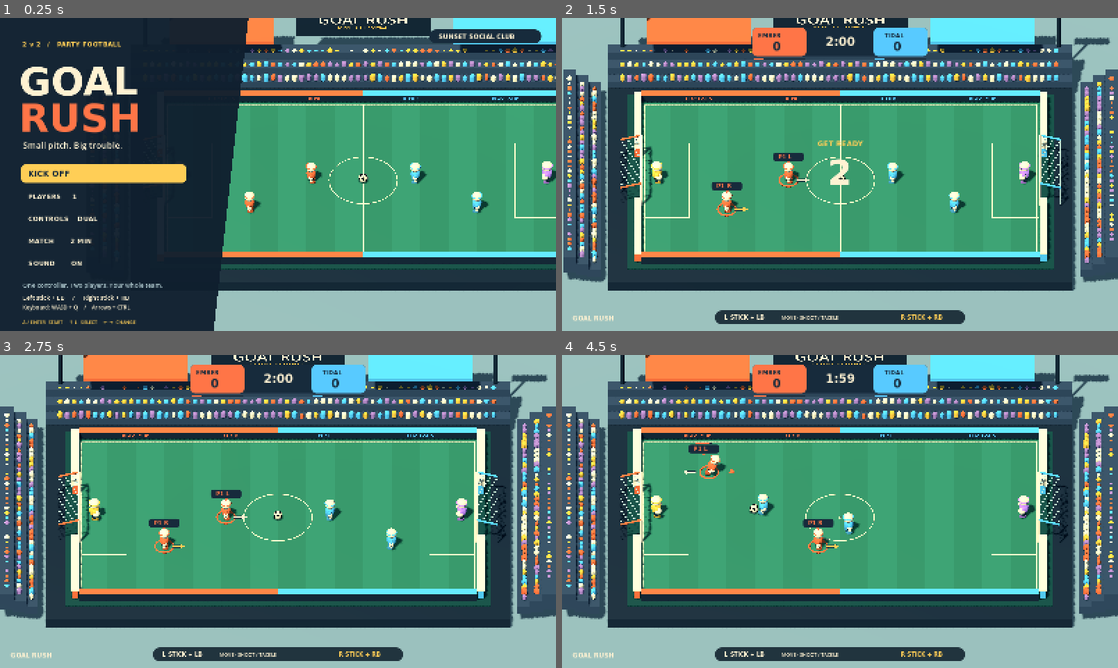
Above: before the commit, frames 1-4 (two rows, left to right).
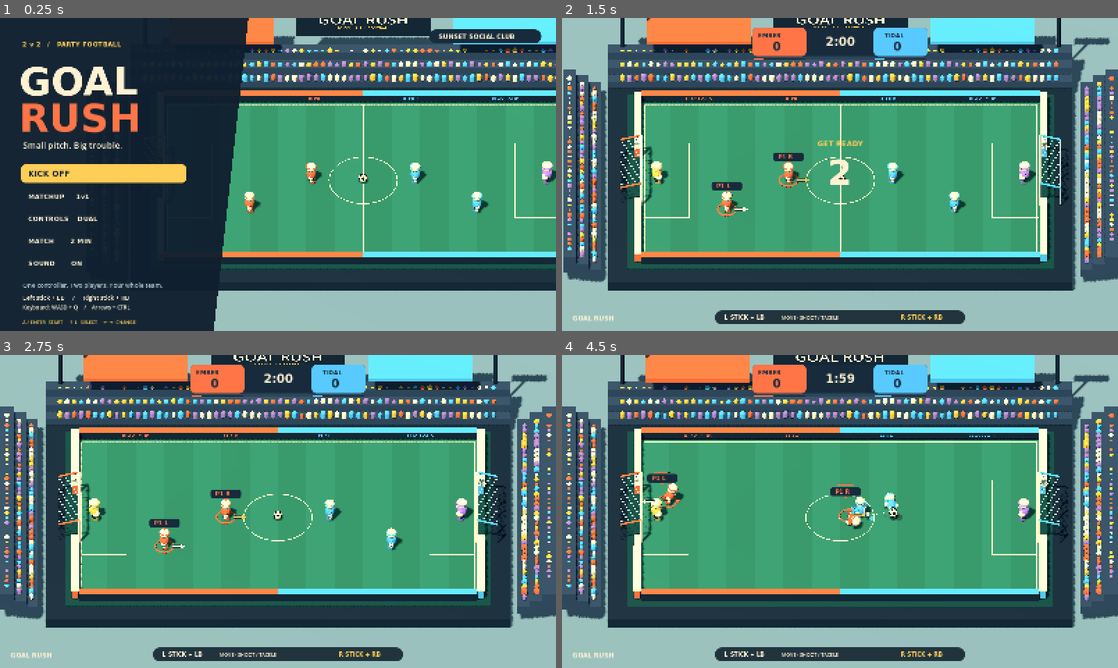
Above: after the commit, the same moments.

Repository: joepio/ballkickers
Game: Godot game, scene res://main.tscn
Same seed, same stepped clock (60 frames per second), same inputs: the game is played once before the commit and once after it.
Inputs (mouse positions are in pixels of both pictures, inside the frame that each line leads up to):
- Up to frame 1 (0.25 s): no input
- Up to frame 2 (1.5 s): tap Enter at 0.5 s; move the mouse to (962, 158) at 0.52 s; hold D 0.53-1.28 s; hold K 0.53-1.28 s; click (962, 158) at 0.67 s; tap Space at 0.77 s; move the mouse to (728, 190) at 1.27 s; hold S from 1.28 s (still down); tap L at 1.35 s
- Up to frame 3 (2.75 s): tap Space at 1.52 s; move the mouse to (333, 442) at 2.02 s; release S at 2.03 s; hold D from 2.03 s (still down); hold J from 2.03 s (still down)
- Up to frame 4 (4.5 s): move the mouse to (812, 574) at 2.77 s; release D at 2.78 s; release J at 2.78 s; hold W 2.78-3.53 s; tap Shift at 2.85 s; click (812, 574) at 2.92 s; tap Space at 3.02, 3.77 s; move the mouse to (1006, 558) at 3.52 s; hold Ctrl 3.53-4.28 s; hold A from 3.53 s (still down); move the mouse to (673, 464) at 4.27 s; tap Q at 4.35 s

The runs differ from the first frame. In frame 1, 0.1% of the frame differs, in the area x 5-16%, y 56-58%; in frame 2, less than 0.1%; in frame 3, 0.1%; in frame 4, 4.7%, in the area x 0-100%, y 0-86%.

Commit message:
Default to 1v1 and align dual players with screen-left and screen-right at kickoff

Diff:
--- a/src/hud.gd
+++ b/src/hud.gd
@@ -153,7 +153,8 @@
 	text("GOAL", Vector2(55, 221), 112, CREAM, true)
 	text("RUSH", Vector2(55, 326), 112, ORANGE, true)
 	text("Small pitch. Big trouble.", Vector2(66, 375), 25, CREAM)
-	var options: Array = ["KICK OFF", "PLAYERS     %d" % game.humans, "CONTROLS    %s" % ("DUAL" if game.dual_stick else "CLASSIC"), "MATCH       %d MIN" % (game.match_seconds / 60), "SOUND       %s" % ("ON" if game.sound_enabled else "OFF")]
+	var matchup: String = "MATCHUP     %s" % ("1v1" if game.humans == 2 else "SOLO vs AI") if game.dual_stick else "PLAYERS     %d" % game.humans
+	var options: Array = ["KICK OFF", matchup, "CONTROLS    %s" % ("DUAL" if game.dual_stick else "CLASSIC"), "MATCH       %d MIN" % (game.match_seconds / 60), "SOUND       %s" % ("ON" if game.sound_enabled else "OFF")]
 	for i in options.size():
 		var rect := Rect2(61, 421 + i * 64, 475, 53)
 		hit_rects.append(rect)
--- a/src/main.gd
+++ b/src/main.gd
@@ -18,7 +18,7 @@
 var menu := true
 var menu_selection := 0
 var paused := false
-var humans := 1
+var humans := 2
 var coop := false
 var dual_stick := true
 var match_seconds := 120
--- a/src/match.gd
+++ b/src/match.gd
@@ -72,7 +72,10 @@
 	for i in players.size():
 		var p: Dictionary = players[i]
 		var direction: float = 1 if p.team == 0 else -1
-		p.pos = Vector2(-direction * (5.5 if p.role == 0 else 12.0), 0 if p.role == 0 else 4.5)
+		# Screen X increases to the right for both teams. Mirror the formation,
+		# not the controller halves: L starts left and R starts right each kickoff.
+		var spawn_role: int = 1 - p.role if dual_control and p.team == 0 else p.role
+		p.pos = Vector2(-direction * (5.5 if spawn_role == 0 else 12.0), 0 if spawn_role == 0 else 4.5)
 		p.vel = Vector2.ZERO
 		p.face = Vector2(direction, 0)
 		p.stun = 0.0
@@ -89,7 +92,8 @@
 	ball_controller_team = -1
 	pickup_lock = 0.0
 	if team >= 0:
-		players[team].pos = Vector2(-1.0 if team == 0 else 1.0, 0)
+		var taker: int = 2 if dual_control and team == 0 else team
+		players[taker].pos = Vector2(-1.0 if team == 0 else 1.0, 0)
 	phase = "kickoff"
 	phase_time = 2.2
 
--- a/tests/input_lifecycle.gd
+++ b/tests/input_lifecycle.gd
@@ -14,6 +14,7 @@
 	var game = load("res://main.tscn").instantiate()
 	root.add_child(game)
 	await process_frame
+	check(game.humans == 2 and game.dual_stick, "standalone menu defaults to 1v1 dual-controller play")
 	game.set_process(false)
 	game.set_physics_process(false)
 	game.sound_enabled = false
--- a/tests/simulation.gd
+++ b/tests/simulation.gd
@@ -131,6 +131,10 @@
 	check(s.players[0].human == 0 and s.players[2].human == 1 and s.players[1].human == -1, "one dual controller owns both teammates and leaves opponent bots")
 	s.setup(2, false, 90, 120, true)
 	check(s.players[1].human == 2 and s.players[3].human == 3, "second dual controller owns the opposing pair")
+	for kickoff_team in [-1, 0, 1]:
+		s.kickoff(kickoff_team)
+		check(s.players[0].pos.x < s.players[2].pos.x and s.players[1].pos.x < s.players[3].pos.x, "L starts left of R for both teams at kickoff %d" % kickoff_team)
+		check(s.players[0].human == 0 and s.players[2].human == 1 and s.players[1].human == 2 and s.players[3].human == 3, "kickoff preserves fixed stick ownership")
 	s.phase = "play"
 	s.players[0].pos = Vector2.ZERO
 	s.players[2].pos = Vector2(0, 5)
Not shown, changed: README.md
